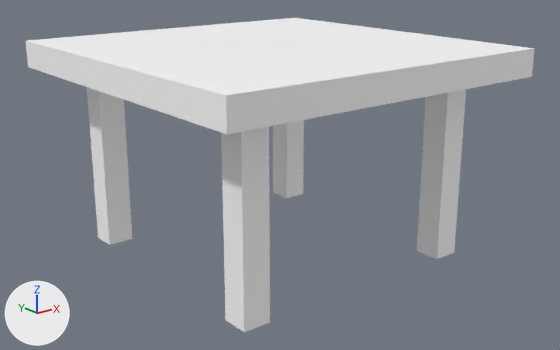
What one commit did to the glTF model assets/synty/simple_fantasy_interiors/models/SM_Prop_Table_04.glb.
One viewpoint serves both versions: a 50 mm lens placed at (-0.0296, -0.0379, 0.0199), pointed at (0.0001, -0.0007, 0.005). The axes (+X, +Y, +Z) are drawn at lower left. The lights are the same throughout.

The older version as bpy lines, for what is in view:
```python
mat_lambert1 = principled_material('lambert1')
mat_lambert1.base_color = (1.0, 1.0, 1.0)  # white #ffffff
mat_lambert1.roughness = 0.553
me_mesh = bpy.data.meshes.new('Mesh')
me_mesh.from_pydata(...)  # 40 vertices, 52 faces; spans x -0.0112..0.0112, y -0.0112..0.0112, z 0.0..0.0133
me_mesh.materials.append(mat_lambert1)  # white #ffffff
ob_sm_prop_table_04 = bpy.data.objects.new('SM_Prop_Table_04', me_mesh)
ob_sm_prop_table_04.location = (0.0, 0.0, 0.0)
```
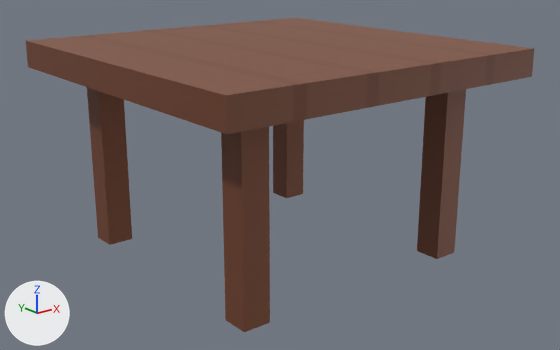
Boxes [x1, y1, x2, y2] around the edits, measured in the pictures (560 x 350 px):
'SM_Prop_Table_04', surface changed (white to brown)
    both: [26, 18, 535, 332]

Diff of the bpy script that builds the scene:
```diff
--- a/assets/synty/simple_fantasy_interiors/models/SM_Prop_Table_04.glb.py
+++ b/assets/synty/simple_fantasy_interiors/models/SM_Prop_Table_04.glb.py
@@ img_simplefantasyinteriorstexture @@
+img_simplefantasyinteriorstexture = load_image('SimpleFantasyInteriorsTexture', '_unpacked/SimpleFantasyInteriorsTexture', 1024, 1024, 'sRGB')
@@ mat_lambert1 @@
 mat_lambert1 = principled_material('lambert1')
-mat_lambert1.base_color = (1.0, 1.0, 1.0)  # white #ffffff
+mat_lambert1.texture = img_simplefantasyinteriorstexture
 mat_lambert1.roughness = 0.553
```
